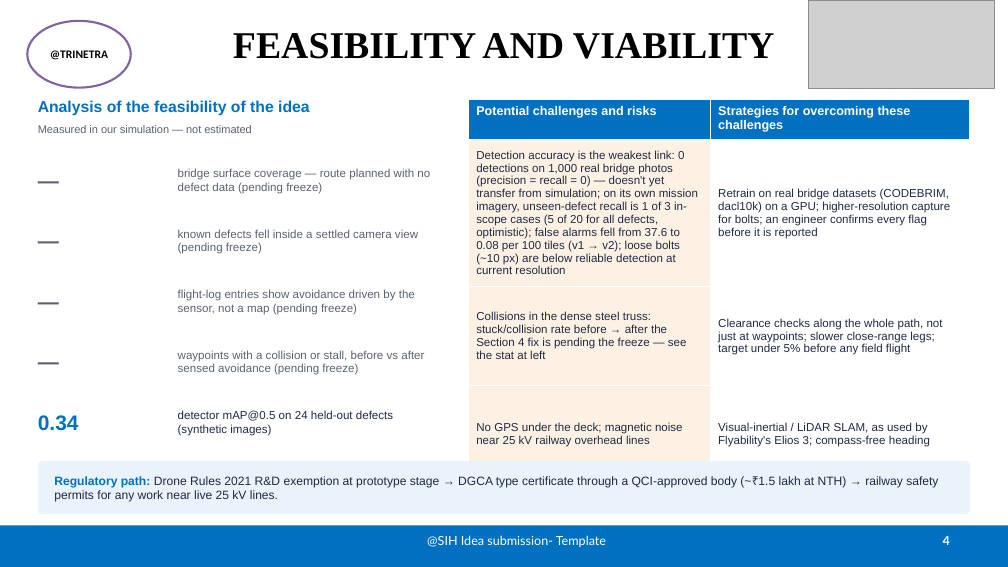
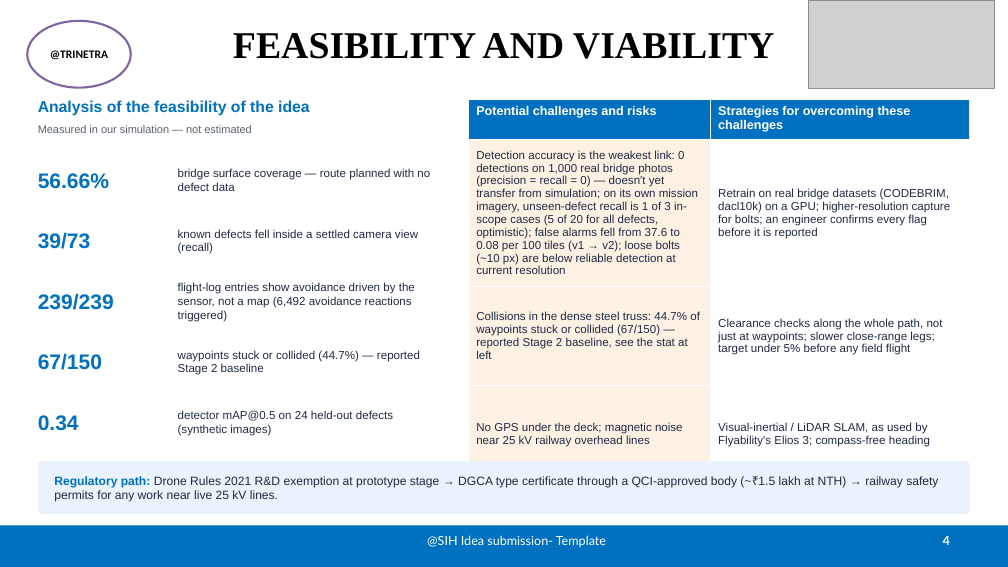
Before and after one commit to princepatel51204-dot/SIH_AVIAN_FINAL, a slide deck: slide 4 of SIH_AVIAN_FINAL/deck/SIH26201_AVIAN_Idea.pptx. Drawn at 1008x567 pixels with LibreOffice and Linux fonts; fonts in the diff are those of the drawing; grey boxes stand for pictures. Boxes give left, top, right and bottom in pixels: in the first picture for what was removed or moved away, otherwise in the second. Text is boxed around its words. In the diff, an @@ line names an element or a change of style, - is before the commit and + after.

```diff
--- a/SIH_AVIAN_FINAL/deck/SIH26201_AVIAN_Idea.pptx
+++ b/SIH_AVIAN_FINAL/deck/SIH26201_AVIAN_Idea.pptx
@@ table at (469, 100, 970, 451) @@
-row 3, column 1: Collisions in the dense steel truss: stuck/collision rate before → after the Section 4 fix is pending the freeze — see the stat at left
+row 3, column 1: Collisions in the dense steel truss: 44.7% of waypoints stuck or collided (67/150) — reported Stage 2 baseline, see the stat at left
@@ text at (38, 173, 109, 189): text changed; text colour #596270 to #0070C0 @@
-—
+56.66%
@@ text at (178, 168, 430, 191): text changed; text colour #596270 to #1F2A44 @@
-bridge surface coverage — route planned with no defect data (pending freeze)
+bridge surface coverage — route planned with no defect data
@@ text at (38, 232, 91, 249): text changed; text colour #596270 to #0070C0 @@
-—
+39/73
@@ text at (178, 229, 418, 254): text changed; text colour #596270 to #1F2A44 @@
-known defects fell inside a settled camera view (pending freeze)
+known defects fell inside a settled camera view (recall)
@@ text at (38, 293, 114, 310): text changed; text colour #596270 to #0070C0 @@
-—
+239/239
@@ text at (178, 282, 415, 322): text changed; text colour #596270 to #1F2A44 @@
-flight-log entries show avoidance driven by the sensor, not a map (pending freeze)
+flight-log entries show avoidance driven by the sensor, not a map (6,492 avoidance reactions triggered)
@@ text at (38, 353, 102, 370): text changed; text colour #596270 to #0070C0 @@
-—
+67/150
@@ text at (178, 350, 420, 375): text changed; text colour #596270 to #1F2A44 @@
-waypoints with a collision or stall, before vs after sensed avoidance (pending freeze)
+waypoints stuck or collided (44.7%) — reported Stage 2 baseline
```
Also in this commit, not shown: 1 other slide changed, 2 other files.
